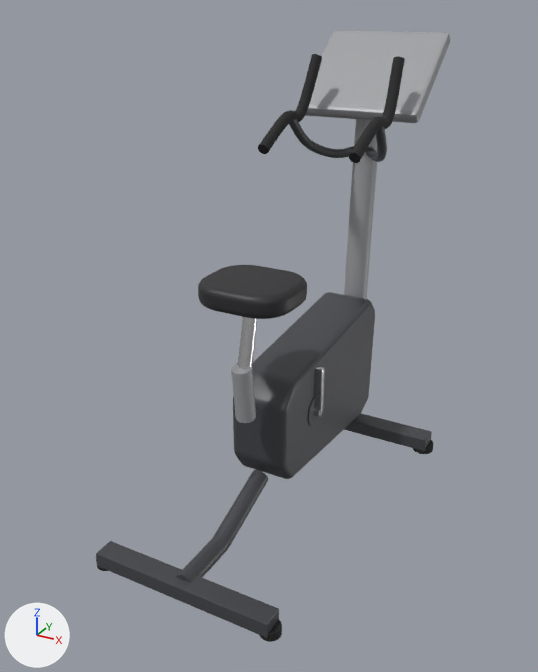
The Blender file echipamente/blend/upright_bike.blend as it was, and as the next commit left it.
Both versions are drawn from a camera (50 mm lens) standing at (1.04, -1.78, 1.59) and looking at (-0.05, 0.21, 0.6). The lights are fixed; the arrows at lower left show +X, +Y and +Z. The picture after the commit comes second.

Names of what the first picture shows: 'upright_bike__frame_gray', 'upright_bike__powder', 'upright_bike__rubber', 'upright_bike__seat_adjust__steel', 'upright_bike__seat_adjust__vinyl' and 1 more.
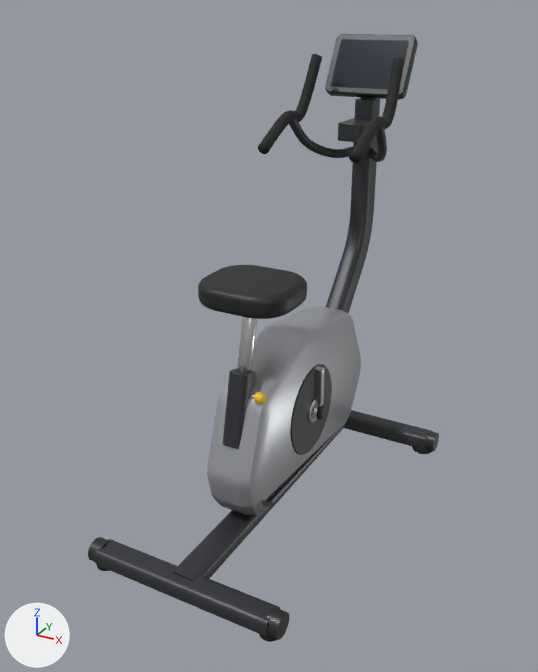
Boxes [x1, y1, x2, y2] around the edits, measured in the pictures (538 x 672 px):
'upright_bike__powder', reshaped: before [96, 119, 432, 638]; after [94, 97, 431, 637]
'upright_bike__shroud', added: after [207, 306, 361, 515]
'upright_bike__frame_gray', deleted: before [231, 31, 450, 423]
'upright_bike__plastic', added: after [88, 34, 439, 640]
'upright_bike__screen', added: after [331, 39, 409, 89]
'upright_bike__steel', added: after [249, 394, 317, 423]
'upright_bike__accent', added: after [254, 392, 267, 404]
'upright_bike__crank__plastic', added: after [316, 404, 327, 420]
part 1 of me_upright_bike__powder, rebuilt: before [96, 541, 279, 638]; after [94, 539, 280, 637]
part 2 of me_upright_bike__powder, rebuilt (8% taller): before [344, 414, 432, 451]; after [344, 410, 431, 450]
part 3 of me_upright_bike__powder, added: after [326, 98, 380, 314]
part 4 of me_upright_bike__powder, added: after [338, 118, 376, 142]
part 5 of me_upright_bike__powder, added: after [223, 368, 256, 449]
part 6 of me_upright_bike__powder, added: after [172, 425, 345, 581]
part 7 of me_upright_bike__powder, deleted: before [176, 470, 268, 582]
part 8 of me_upright_bike__powder, deleted: before [307, 397, 319, 426]
part 9 of me_upright_bike__powder, deleted: before [233, 292, 375, 479]

The change, as a list of edits to the scene's bpy script:
```text
Change me_upright_bike__powder:
    remove me_upright_bike__powder.from_pydata(...)  # 1238 vertices, 1214 faces; spans x -0.38..0.38, y -0.435..0.959, z 0.015..1.371
    add me_upright_bike__powder.from_pydata(...)  # 1200 vertices, 1766 faces; spans x -0.38..0.38, y -0.44..0.91, z 0.015..1.344
    me_upright_bike__powder part 1: the loose piece of 56 vertices spanning x -0.3..0.3, y -0.435..-0.365, z 0.015..0.065 is rebuilt with 40 vertices and now spans x -0.3..0.3, y -0.44..-0.36, z 0.015..0.075
    me_upright_bike__powder part 2: the loose piece of 56 vertices spanning x -0.38..0.38, y 0.68..0.76, z 0.015..0.065 is rebuilt with 40 vertices and now spans x -0.38..0.38, y 0.68..0.76, z 0.015..0.075
    me_upright_bike__powder part 3: a new loose piece of 220 vertices spanning x -0.035..0.035, y 0.582..0.91, z 0.467..1.29, in mat_powder (dark grey #383a3d)
    me_upright_bike__powder part 4: a new loose piece of 80 vertices spanning x -0.05..0.05, y 0.7..0.9, z 1.16..1.22, in mat_powder (dark grey #383a3d)
    me_upright_bike__powder part 5: a new loose piece of 40 vertices spanning x -0.032..0.032, y -0.132..-0.008, z 0.352..0.593, in mat_powder (dark grey #383a3d)
    me_upright_bike__powder part 6: a new loose piece of 40 vertices spanning x -0.045..0.045, y -0.4..0.72, z 0.02..0.08, in mat_powder (dark grey #383a3d)
    me_upright_bike__powder part 7: the loose piece of 144 vertices spanning x -0.03..0.03, y -0.4..0.071, z 0.02..0.178 is deleted
    me_upright_bike__powder part 8: the loose piece of 114 vertices spanning x -0.105..0.105, y 0.205..0.315, z 0.275..0.385 is deleted
    me_upright_bike__powder part 9: the loose piece of 112 vertices spanning x -0.1..0.1, y 0.04..0.819, z 0.082..0.568 is deleted
    other edits to the shape of me_upright_bike__powder do not show in these pictures
Add me_upright_bike_screen:
    me_upright_bike_screen.from_pydata([(-0.128, 0.812, 1.331), (0.128, 0.812, 1.331), (0.128, 0.895, 1.486), (-0.128, 0.895, 1.486)], [], [(0, 1, 2, 3)])
    me_upright_bike_screen.polygons.foreach_set('use_smooth', [True] * 1)
    me_upright_bike_screen.materials.append(mat_screen)  # dark blue #192230
Remove ob_upright_bike__frame_gray:
    ob_upright_bike__frame_gray = bpy.data.objects.new('upright_bike__frame_gray', me_upright_bike__frame_gray)
Add ob_upright_bike__crank__plastic:
    ob_upright_bike__crank__plastic = bpy.data.objects.new('upright_bike__crank__plastic', me_upright_bike_plastic_001)  # 108 vertices, 76 faces; spans x -0.137..0.137, y -0.028..0.028, z -0.027..0.027; in mat_plastic (black #29292b)
    ob_upright_bike__crank__plastic.parent = ob_joint_crank
    ob_upright_bike__crank__plastic.location = (0.0, 0.0, 0.0)
Add ob_upright_bike__screen:
    ob_upright_bike__screen = bpy.data.objects.new('upright_bike__screen', me_upright_bike_screen)
    ob_upright_bike__screen.location = (0.0, 0.0, 0.0)
Add ob_upright_bike__accent:
    ob_upright_bike__accent = bpy.data.objects.new('upright_bike__accent', me_upright_bike_accent)  # 64 vertices, 50 faces; spans x 0.053..0.084, y -0.077..-0.043, z 0.503..0.537; in mat_accent (yellow #edbf27)
    ob_upright_bike__accent.location = (0.0, 0.0, 0.0)
Add ob_upright_bike__steel:
    ob_upright_bike__steel = bpy.data.objects.new('upright_bike__steel', me_upright_bike_steel)  # 244 vertices, 184 faces; spans x -0.106..0.106, y -0.066..0.305, z 0.285..0.526; in mat_steel (light grey #ddddde)
    ob_upright_bike__steel.location = (0.0, 0.0, 0.0)
Add ob_upright_bike__shroud:
    ob_upright_bike__shroud = bpy.data.objects.new('upright_bike__shroud', me_upright_bike_shroud)  # 336 vertices, 282 faces; spans x -0.09..0.09, y -0.156..0.746, z 0.09..0.627; in mat_shroud (grey #b5b6ba)
    ob_upright_bike__shroud.location = (0.0, 0.0, 0.0)
Add ob_upright_bike__plastic:
    ob_upright_bike__plastic = bpy.data.objects.new('upright_bike__plastic', me_upright_bike_plastic)  # 704 vertices, 466 faces; spans x -0.41..0.41, y -0.438..0.935, z 0.008..1.503; in mat_plastic (black #29292b)
    ob_upright_bike__plastic.location = (0.0, 0.0, 0.0)
```
